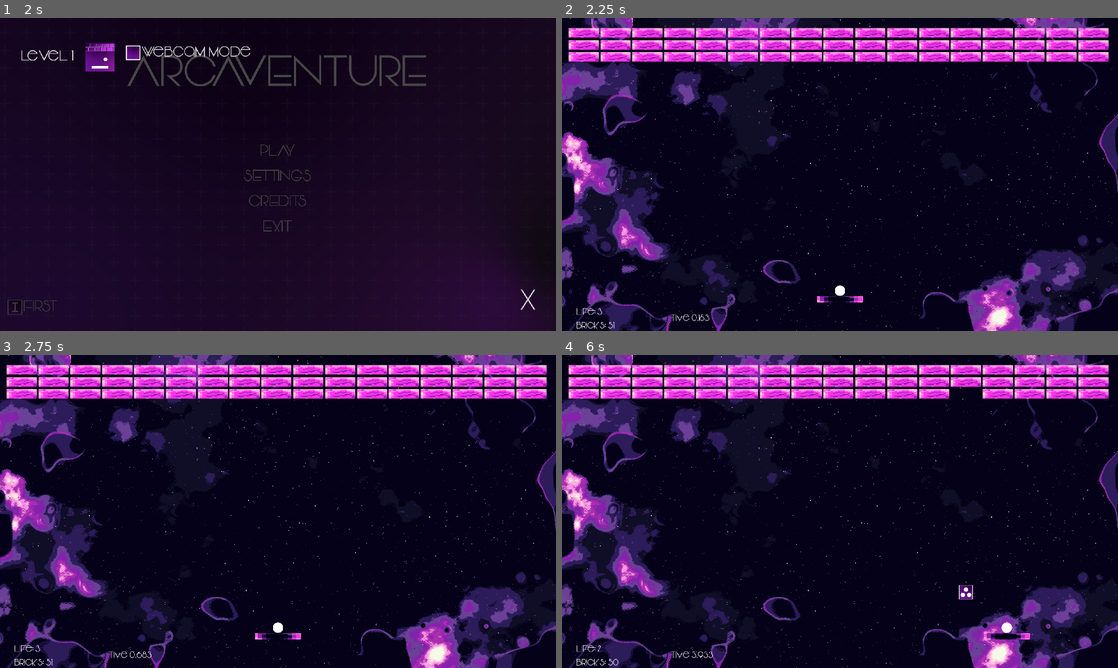
Above: before the commit, frames 1-4 (two rows, left to right).
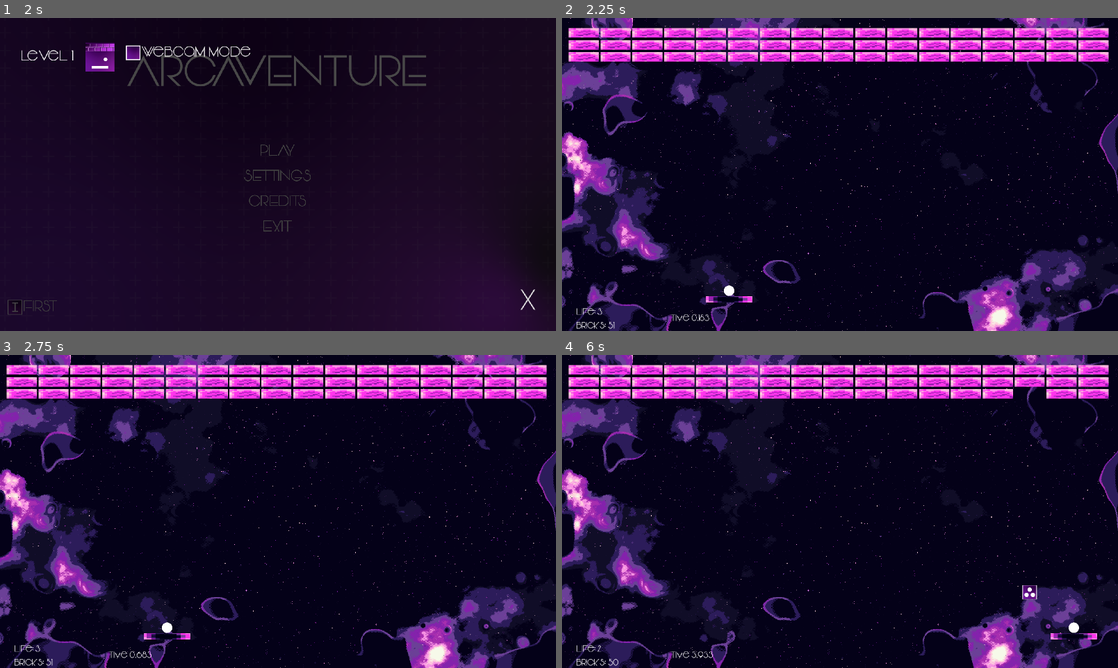
Above: after the commit, the same moments.

Repository: QuirrelForU/Arcaventure
Game: Godot game, scene res://BaseMenu/BaseMenu.tscn
Two runs of this game, one before a commit and one after it. Both use one fixed random seed, a clock stepped at 60 frames per second and the inputs below.
Inputs (mouse positions are in pixels of both pictures, inside the frame that each line leads up to):
- Up to frame 1 (2 s): click "PLAY" at 0.5 s; click "PLAY" at 1.25 s
- Up to frame 2 (2.25 s): click (662, 55) at 2 s
- Up to frame 3 (2.75 s): no input
- Up to frame 4 (6 s): tap Enter at 2.75 s; move the mouse to (962, 495) at 2.77 s; move the mouse to (728, 527) at 3.52 s; move the mouse to (895, 442) at 4.27 s; move the mouse to (812, 574) at 5.02 s; move the mouse to (1006, 558) at 5.77 s

Frame 1 is identical in both runs. In frame 2, 0.3% of the frame differs, in the area x 25-55%, y 85-91%; in frame 3, 0.3%; in frame 4, 1.0%, in the area x 69-97%, y 10-91%.
Error in both runs: Invalid get index 'current_resolution_index' (on base: 'Nil'). (res://BaseMenu/SaverLoader.gd:19)

Commit message:
webcam mode working fine

Diff:
--- a/game/Arkanoid/LevelFirst/LevelFirst.gd
+++ b/game/Arkanoid/LevelFirst/LevelFirst.gd
@@ -4,6 +4,7 @@
 onready var player_stats = $Stats
 
 func _ready():
+	load_settings()
 	player_stats.time = 0.0
 
 func _on_RetryButton_pressed():
@@ -19,3 +20,8 @@
 	player_stats.is_won = false
 	get_tree().paused = false
 	get_tree().change_scene("res://Arkanoid/LevelFirst/LevelFirst.tscn")
+
+
+func load_settings():
+		var game_settings : ArkanoidSettings = load("user://arkanoid_first_level.tres") as ArkanoidSettings
+		player_stats.webcam_mode = game_settings.webcam_mode
--- a/game/Arkanoid/LevelFirst/LevelFirst.tscn
+++ b/game/Arkanoid/LevelFirst/LevelFirst.tscn
@@ -16,7 +16,6 @@
 [ext_resource path="res://Arkanoid/LevelFirst/Stats.gd" type="Script" id=14]
 [ext_resource path="res://Arkanoid/boosters/pick_up.mp3" type="AudioStream" id=15]
 [ext_resource path="res://Arkanoid/sfx/failed.wav" type="AudioStream" id=16]
-[ext_resource path="res://Arkanoid/LevelFirst/LoadSettings.gd" type="Script" id=17]
 
 [sub_resource type="RectangleShape2D" id=4]
 extents = Vector2( 256, 255 )
@@ -29,9 +28,6 @@
 __meta__ = {
 "_edit_lock_": true
 }
-
-[node name="LoadSettings" type="Node" parent="."]
-script = ExtResource( 17 )
 
 [node name="SpaceBackground" type="Sprite" parent="."]
 position = Vector2( 960, 540 )
--- a/game/Arkanoid/LevelFirst/Stats.gd
+++ b/game/Arkanoid/LevelFirst/Stats.gd
@@ -11,7 +11,7 @@
 var is_died = false
 var is_won = false
 
-var webcam_mode = true
+var webcam_mode = null setget _set_webcam_mode
 
 func _set_life_count(new_life_count):
 	life_count = new_life_count
@@ -40,3 +40,11 @@
 
 func _on_RespawnBallTimer_timeout():
 	$"../Balls".respawn()
+
+
+func _set_webcam_mode(new_webcammode):
+	webcam_mode = new_webcammode
+	if webcam_mode:
+		Input.set_mouse_mode(Input.MOUSE_MODE_HIDDEN)
+	else:
+		Input.set_mouse_mode(Input.MOUSE_MODE_CAPTURED)
--- a/game/Arkanoid/Platform/Platform.gd
+++ b/game/Arkanoid/Platform/Platform.gd
@@ -16,7 +16,6 @@
 export(float) var platform_size_scale
 
 func _ready():
-	Input.set_mouse_mode(Input.MOUSE_MODE_CAPTURED)
 	throw_ball_timer.start()
 	ball.connect("ball_respawned",self,"respawn_ball")
 	platform_size = $"Platform positions/PositionR".global_position.x - $"Platform positions/PositionL".global_position.x
@@ -28,12 +27,10 @@
 	if platform_size_scale:
 		scale.x = platform_size_scale
 
-	if stats.webcam_mode:
-		Input.set_mouse_mode(Input.MOUSE_MODE_HIDDEN)
-
 func _physics_process(delta):
 
 	if stats.webcam_mode:
+		print('webcammode active')
 		position.x = get_global_mouse_position().x
 		position.x = clamp(position.x,80,get_viewport().size.x-80)
 	if ball_captured:
--- a/game/BaseMenu/BaseMenu.tscn
+++ b/game/BaseMenu/BaseMenu.tscn
@@ -119,8 +119,8 @@
 [node name="GridPluses" parent="Background" instance=ExtResource( 5 )]
 margin_left = -166.88
 margin_top = -94.7037
-margin_right = 33130.1
-margin_bottom = 18688.3
+margin_right = 35050.1
+margin_bottom = 19768.3
 
 [node name="AnimationPlayer" type="AnimationPlayer" parent="Background"]
 root_node = NodePath("../..")
Not shown: 1 places in game/Arkanoid/LevelFirst/LevelFirst.tscn that only renumber resources
